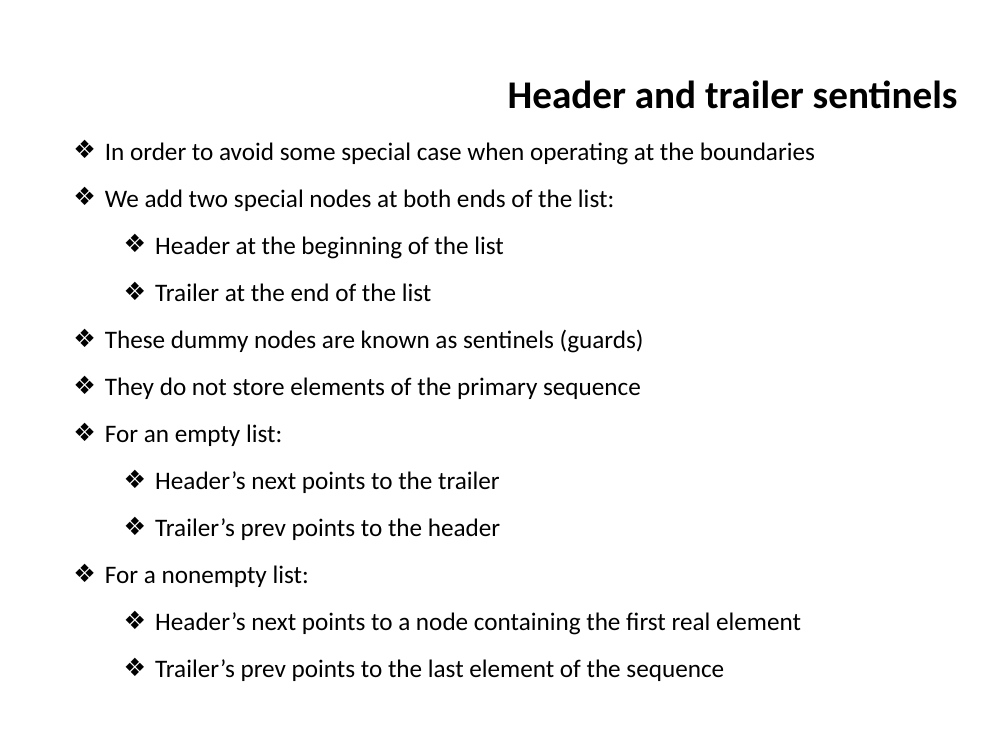
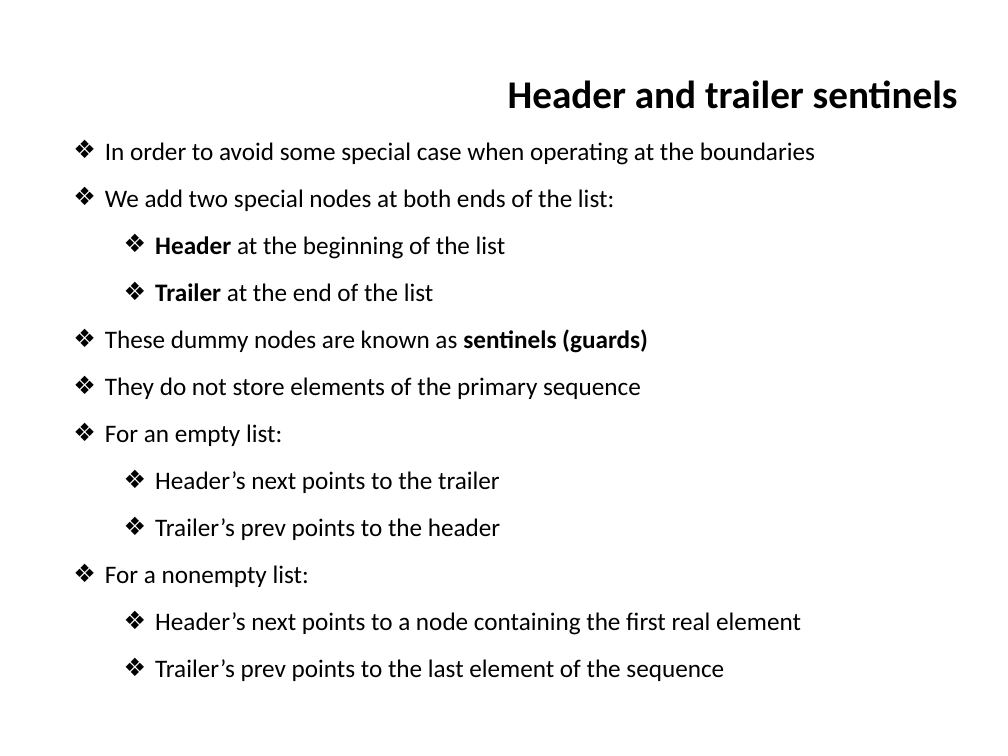
Before and after one commit to ifromm/dsa, a slide deck: slide 24 of slides/unit_4_elementary_ds.pptx. Drawn at 1008x756 pixels with LibreOffice and Linux fonts; fonts in the diff are those of the drawing; background and template pictures are left out. Boxes give left, top, right and bottom in pixels: in the first picture for what was removed or moved away, otherwise in the second. Text is boxed around its words. In the diff, an @@ line names an element or a change of style, - is before the commit and + after.

```diff
--- a/slides/unit_4_elementary_ds.pptx
+++ b/slides/unit_4_elementary_ds.pptx
@@ text at <box>105,236,648,353</box>: bold on in "Header", "Trailer", "sentinels (guards)" @@
```
Also in this commit, not shown: 8 other slides changed, 2 other files.
